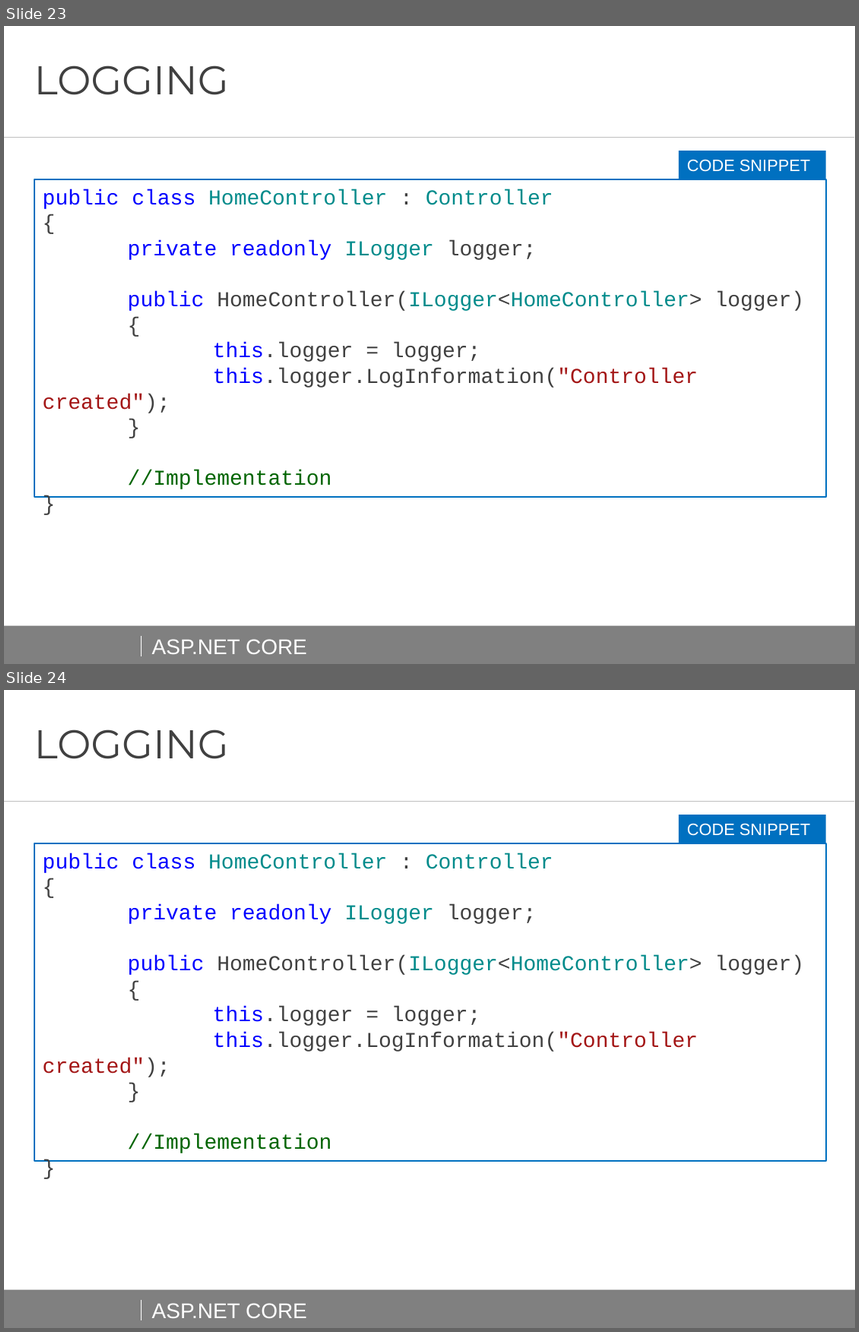
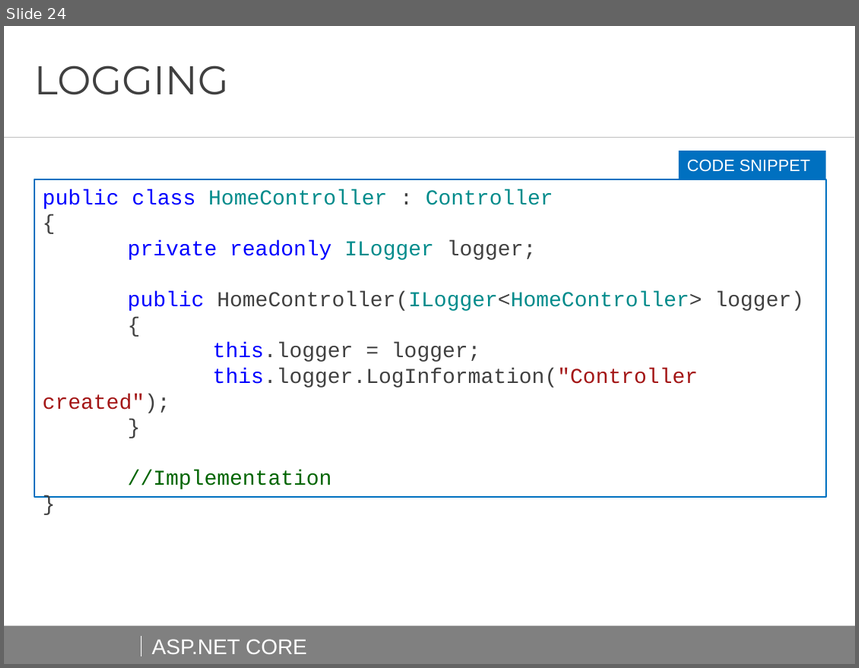
Before and after one commit to AndreiShenets/ASP.NET-Lectures, a slide deck: docs/ASP.NET CORE - iTechArt 2018.pptx. Shown one above the other, each under a label of ours: slides 23 and 24 before the commit, slide 24 after it. The pictures are 859x1332 and 859x668 pixels, drawn with LibreOffice and Linux fonts; fonts in the diff are those of the drawing; background and template pictures are left out. Boxes give left, top, right and bottom in pixels: in the first picture for what was removed or moved away, otherwise in the second. Text is boxed around its words. In the diff, an @@ line names an element or a change of style, - is before the commit and + after.

```diff
--- a/docs/ASP.NET CORE - iTechArt 2018.pptx
+++ b/docs/ASP.NET CORE - iTechArt 2018.pptx
@@ slide 24 removed at [4, 690, 855, 1328], background #FFFFFF; not listed: 5 template elements that a slide beside it also shows @@
@@ title removed at [34, 730, 229, 759] @@
-LOGGING
@@ rectangle removed at [679, 815, 826, 844] @@
-CODE SNIPPET
@@ rectangle removed at [34, 844, 826, 1161] @@
-public class HomeController : Controller
-{
-private readonly ILogger logger;
-public HomeController(ILogger<HomeController> logger)
-{
-this.logger = logger;
-this.logger.LogInformation("Controller created");
-}
-//Implementation
-}
@@ what was slide 23 is now slide 24 @@
```
Also in this commit, not shown: 4 slides changed, 9 slides added, 2 other slides removed, 2 other files.
